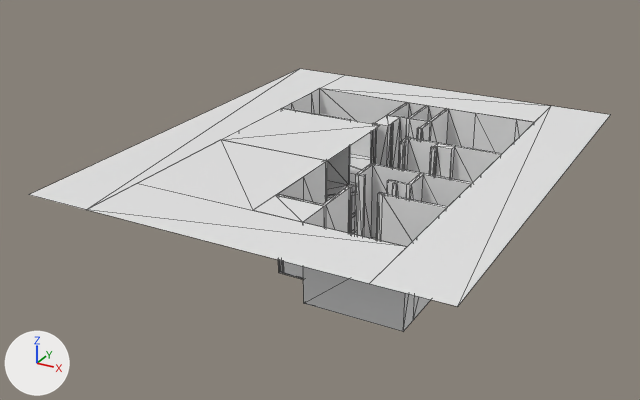
One commit to the glTF model public/model.glb: the scene before it, then after it.
Before and after are seen from a camera (50 mm lens) standing at (11.39, -19.68, 11.58) and looking at (-0.53, 1.99, 0.75). Every picture has the same lights, and +X, +Y and +Z are marked at lower left. Mesh edges are drawn as thin lines. Where no turn or scale is listed for an object, it has been applied to the vertices. Vertices at the same position are counted once.

The first picture shows 'Salon.001', 'Walls'.
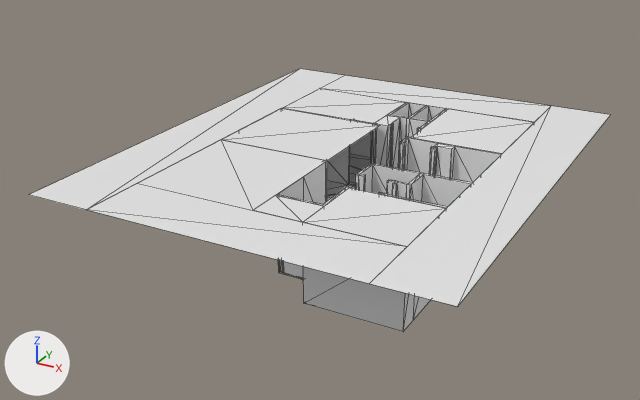
Commit message: chore: update model

Where the newer file only moved an object's origin or applied its transform, the numbers keep the older frame.

Where the change shows, as pixel boxes (x1, y1, x2, y2) in the pictures (640 x 400 px; the box of a moved part takes in the faces that stretch with it):
'Room_Office', added: after (304, 188, 446, 247)
'Room_Bedroom', added: after (410, 109, 534, 154)
'Room_Bedroom_2', added: after (283, 89, 406, 123)
part 1 of me_plan, moved or reshaped: before (312, 75, 551, 163); after (320, 75, 551, 163)

Edits to the bpy script that builds the scene:
```text
Change me_plan:
    used by ob_walls; location = (0.0, 0.0, 0.0)
    remove me_plan.from_pydata(...)  # 323 vertices, 517 faces; spans x -5.72..6.25, y -4.51..9.76, z 0.0..2.3
    add me_plan.from_pydata(...)  # 320 vertices, 521 faces; spans x -5.72..6.25, y -4.51..9.76, z 0.0..2.3
    me_plan part 1
    3 vertices are removed from x -3.72..0.23, y 5.06..6.11, z 0.0..2.3
    11 faces are deleted
    5 vertices are added at (4.25, 4.46, 2.3), (4.25, 7.76, 2.3), (4.25, 9.76, 2.3), (1.29, 7.76, 2.3), (-3.72, 7.76, 2.3)
    15 new faces join them
Add me_plan_001_1:
    me_plan_001_1.from_pydata([(-1.4, -1.24, 0.0), (1.4, -1.24, 0.0), (-1.4, 1.24, 0.0), (1.4, 1.24, 0.0)], [], [(0, 1, 3), (0, 3, 2)])
Add me_plan_003:
    me_plan_003.from_pydata([(-1.72, -1.3, 0.0), (1.72, -1.3, 0.0), (-1.72, 1.3, 0.0), (1.72, 1.3, 0.0)], [], [(0, 1, 3), (0, 3, 2)])
Add me_plan_002:
    me_plan_002.from_pydata([(-1.48, -1.65, 0.0), (1.48, -1.65, 0.0), (-1.48, 1.65, 0.0), (1.48, 1.65, 0.0)], [], [(0, 1, 3), (0, 3, 2)])
Add ob_room_office:
    ob_room_office = bpy.data.objects.new('Room_Office', me_plan_001_1)
    ob_room_office.location = (2.86, -1.27, 2.3)
Add ob_room_bedroom_2:
    ob_room_bedroom_2 = bpy.data.objects.new('Room_Bedroom_2', me_plan_003)
    ob_room_bedroom_2.location = (-2.0, 6.46, 2.3)
Add ob_room_bedroom:
    ob_room_bedroom = bpy.data.objects.new('Room_Bedroom', me_plan_002)
    ob_room_bedroom.location = (2.77, 6.11, 2.3)
```
